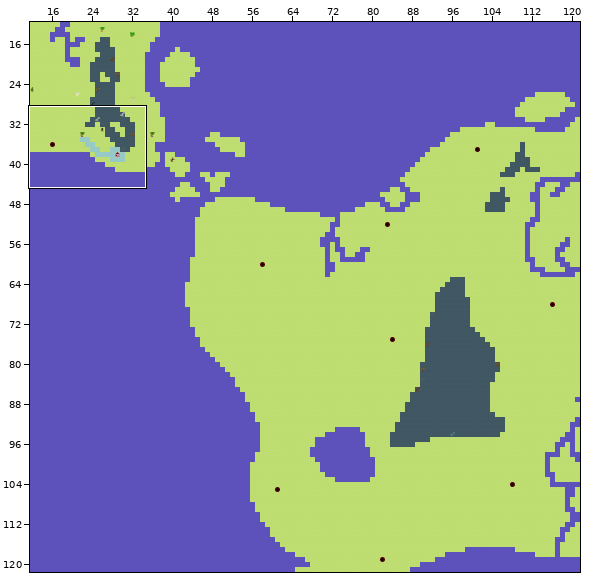
Tiled map, stored at src/assets/tilemap/map.tmx. Above, an overview of the earlier version with the close-up marked.
Close-up. First the earlier version:
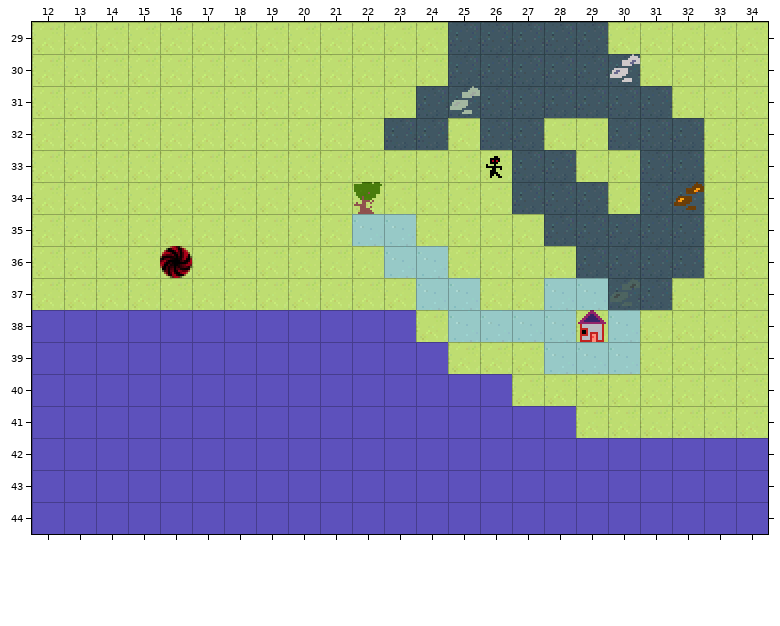
Cells are 48x48 px. Shown: x 12..34, y 29..44. The commit also changed other parts of the map, which this record leaves out.
The result:
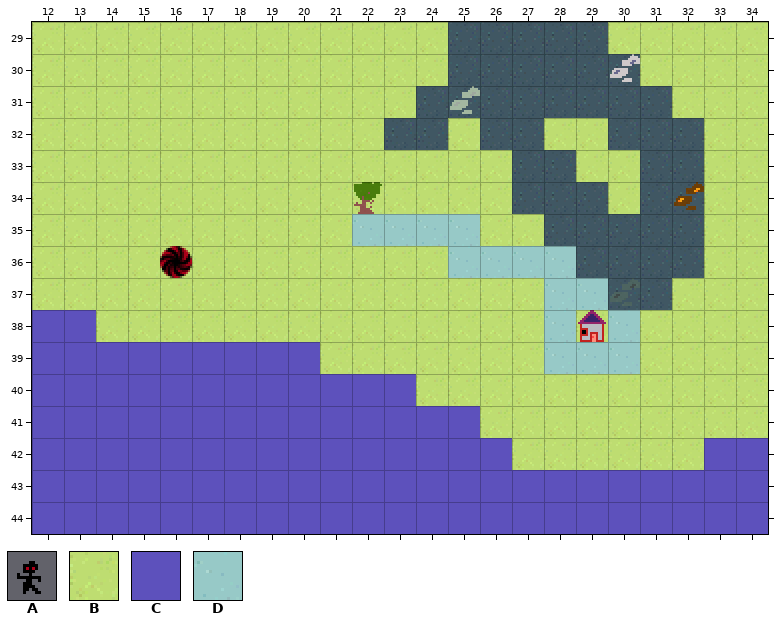
Key: from "Entity": A 0 "enemy"; from "Tileset": B 0 "grass", C 1 "water"; from "buildings": D 2 "road".
_ is an empty cell.
From old to new:
Layer "Map Layer":
Tile C becomes tile B in row 38 at x 14 to 23; in row 39 at x 21 to 24; in row 40 at x 24 to 26; in row 41 at x 26 to 28; in row 42 at x 27 to 32.
Layer "Building Layer":
The author put tile D in row 35 at x 24 to 25; in row 36 at x 25 to 28.
Tile D is removed in row 36 at x 23 to 24; in row 37 at x 24 to 25; in row 38 at x 25 to 27.
Layer "Entity Layer":
Tile A is removed in row 33 at x 26.
Boxes around the changes in both close-ups, in picture pixels (x1, y1, x2, y2):
removed: (486, 156, 502, 178)
changed: (96, 214, 704, 470)
